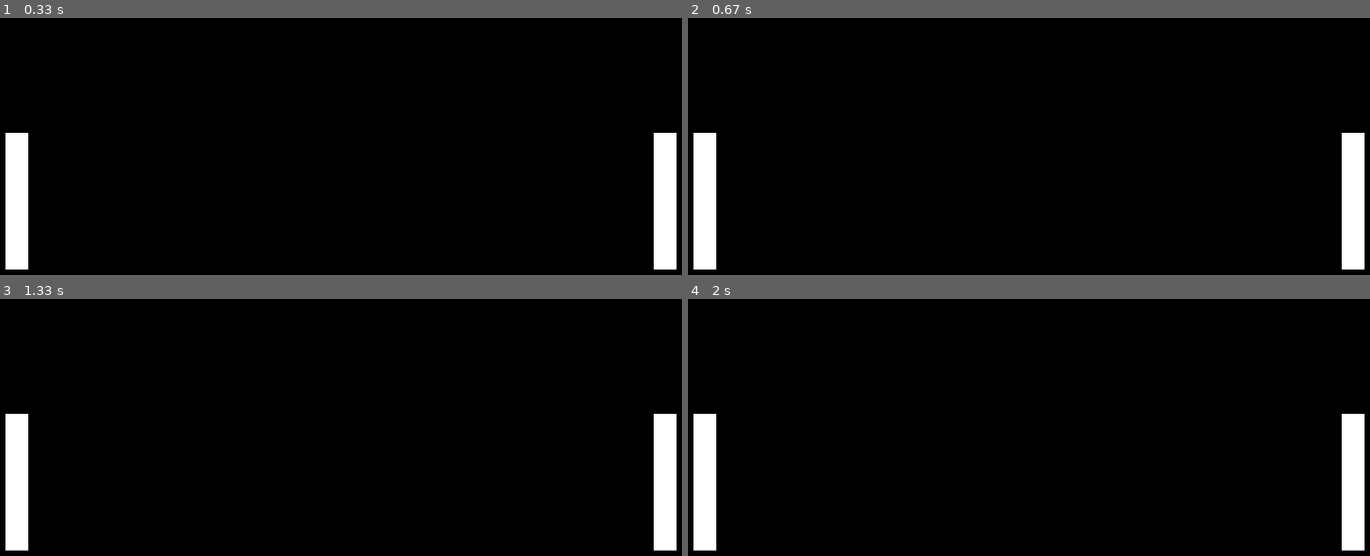
Above: before the commit, frames 1-4 (two rows, left to right).
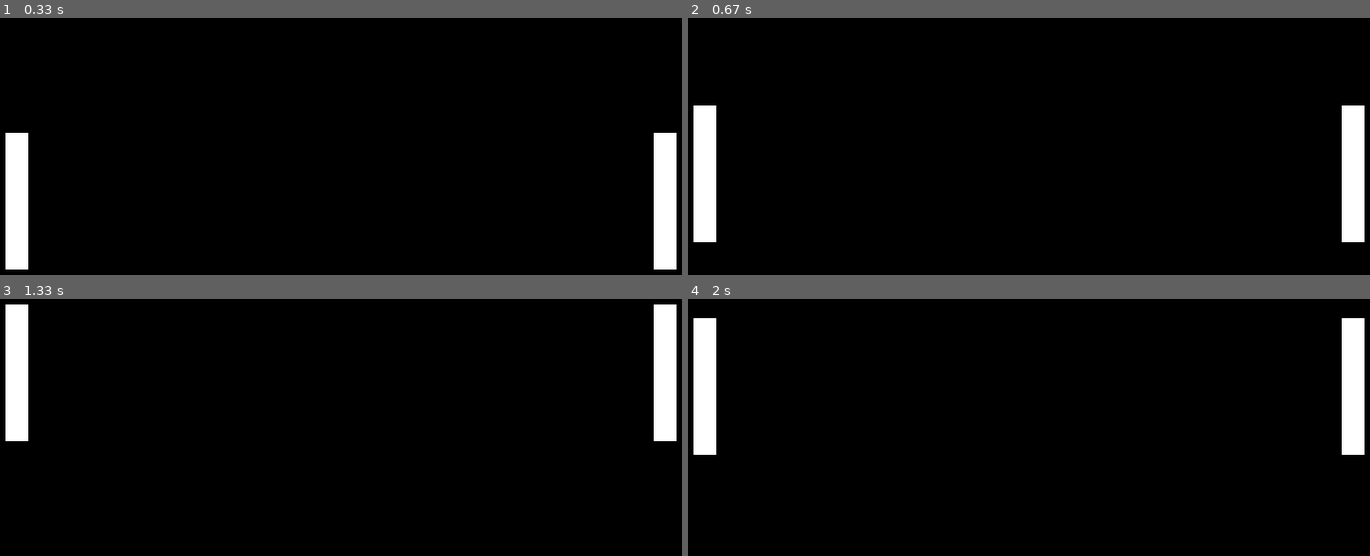
Above: after the commit, the same moments.

Repository: htang22/pong_on_pygame
Game: pygame game, started from main.py
The game is run twice, just before and just after one commit, with the same random seed, the same clock (stepped at 60 frames per second) and the same inputs.
Inputs:
- Up to frame 1 (0.33 s): no input
- Up to frame 2 (0.67 s): hold W from 0.33 s (still down); hold Up from 0.33 s (still down)
- Up to frame 3 (1.33 s): release W at 0.8 s; release Up at 0.8 s; hold Up 0.83-1.3 s; hold W 0.83-1.3 s
- Up to frame 4 (2 s): hold Down 1.33-1.63 s; hold S 1.33-1.63 s; hold Up from 1.67 s (still down); hold W from 1.67 s (still down)

Frame 1 is identical in both runs. In frame 2, 1.4% of the frame differs, in the area x 0-100%, y 34-98%; in frame 3, 5.7%, in the area x 0-100%, y 2-98%; in frame 4, 5.0%.

Commit message:
Paddle movement
If click w or s would move the left paddle up or down and if you click the arrow up and down keys would move the right paddle up or down.

Diff:
--- a/main.py
+++ b/main.py
@@ -3,7 +3,7 @@
 import paddle
 
 pygame.init()
-
+y_speed = 15
 # screen = pygame.display.set_mode(size=(600,600))
 pygame.display.set_caption("Pong")
 
@@ -16,11 +16,26 @@
 running = True
 while running:
     pygame.time.delay(100)
+    screen.fill((0, 0, 0))
     pygame.draw.rect(screen, right_paddle.color,
                      (right_paddle.x_cord, right_paddle.y_cord, right_paddle.width, right_paddle.height))
     pygame.draw.rect(screen, left_paddle.color, (left_paddle.x_cord, left_paddle.y_cord, left_paddle.width, left_paddle.height))
+
+    keys = pygame.key.get_pressed()
+
+    if keys[pygame.K_UP] and right_paddle.y_cord > 0:
+        right_paddle.y_cord -= y_speed
+    if keys[pygame.K_DOWN] and right_paddle.y_cord < 600 - right_paddle.height:
+        right_paddle.y_cord += y_speed
+    if keys[pygame.K_w] and left_paddle.y_cord > 0:
+        left_paddle.y_cord -= y_speed
+    if keys[pygame.K_s] and left_paddle.y_cord < 600 - left_paddle.height:
+        left_paddle.y_cord += y_speed
+
+
     for event in pygame.event.get():
         if event.type == pygame.QUIT:
             running = False
+
     pygame.display.update()
 pygame.quit()
